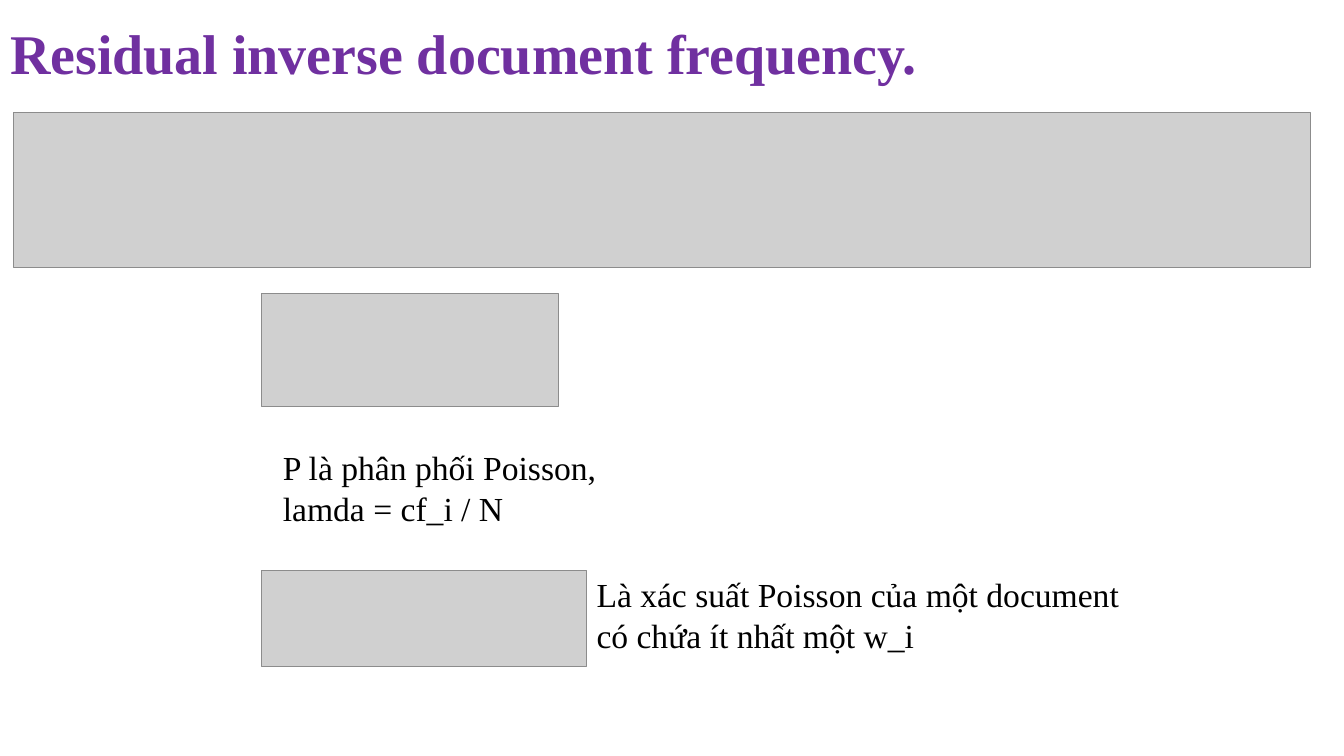
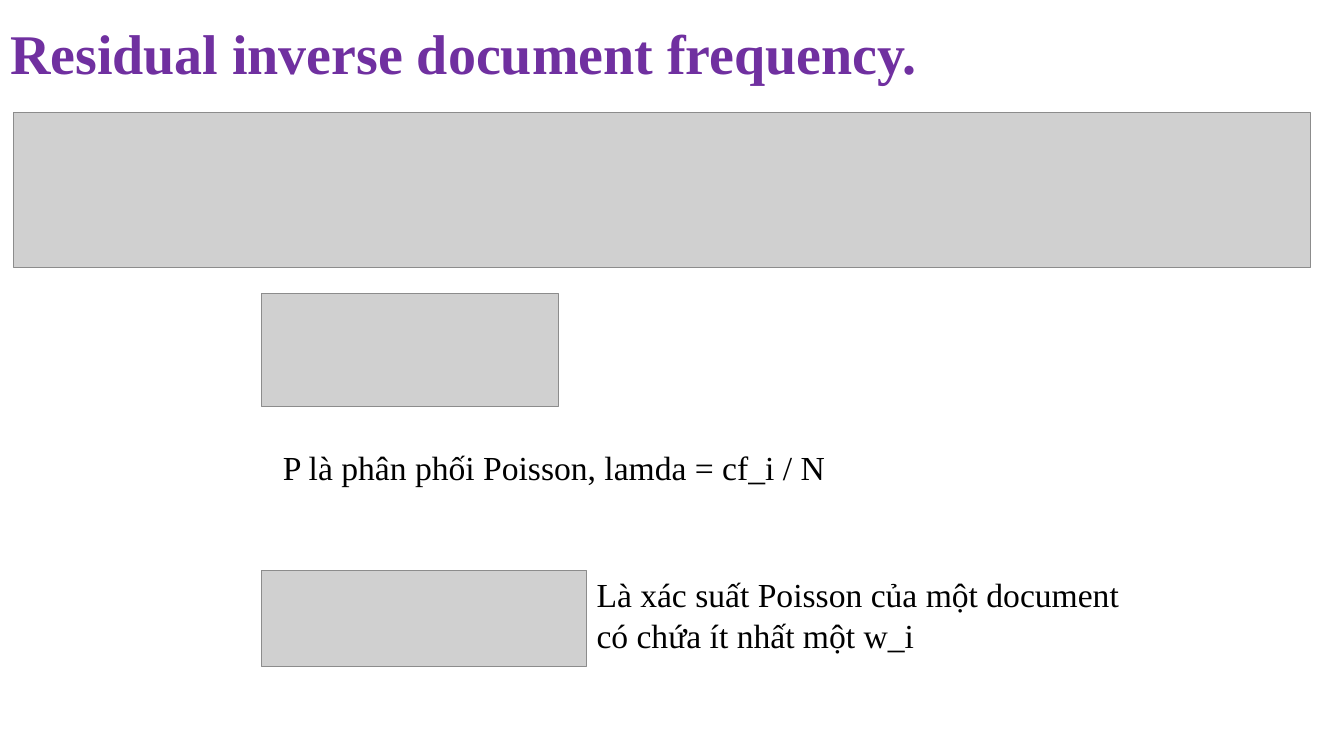
Before and after one commit to NghiLamPhuc/NLP., a slide deck: slide 26 of IR/Presentation1.pptx (slide 24 before the commit). Drawn at 1344x756 pixels with LibreOffice and Linux fonts; fonts in the diff are those of the drawing; grey boxes stand for pictures. Boxes give left, top, right and bottom in pixels: in the first picture for what was removed or moved away, otherwise in the second. Text is boxed around its words. In the diff, an @@ line names an element or a change of style, - is before the commit and + after.

```diff
--- a/IR/Presentation1.pptx
+++ b/IR/Presentation1.pptx
@@ text "P là phân phối Poisson, ..." rewrapped from box(283, 455, 596, 526) to box(283, 455, 825, 487) @@
```
Also in this commit, not shown: 4 other slides changed, 2 slides added, 3 other files.
